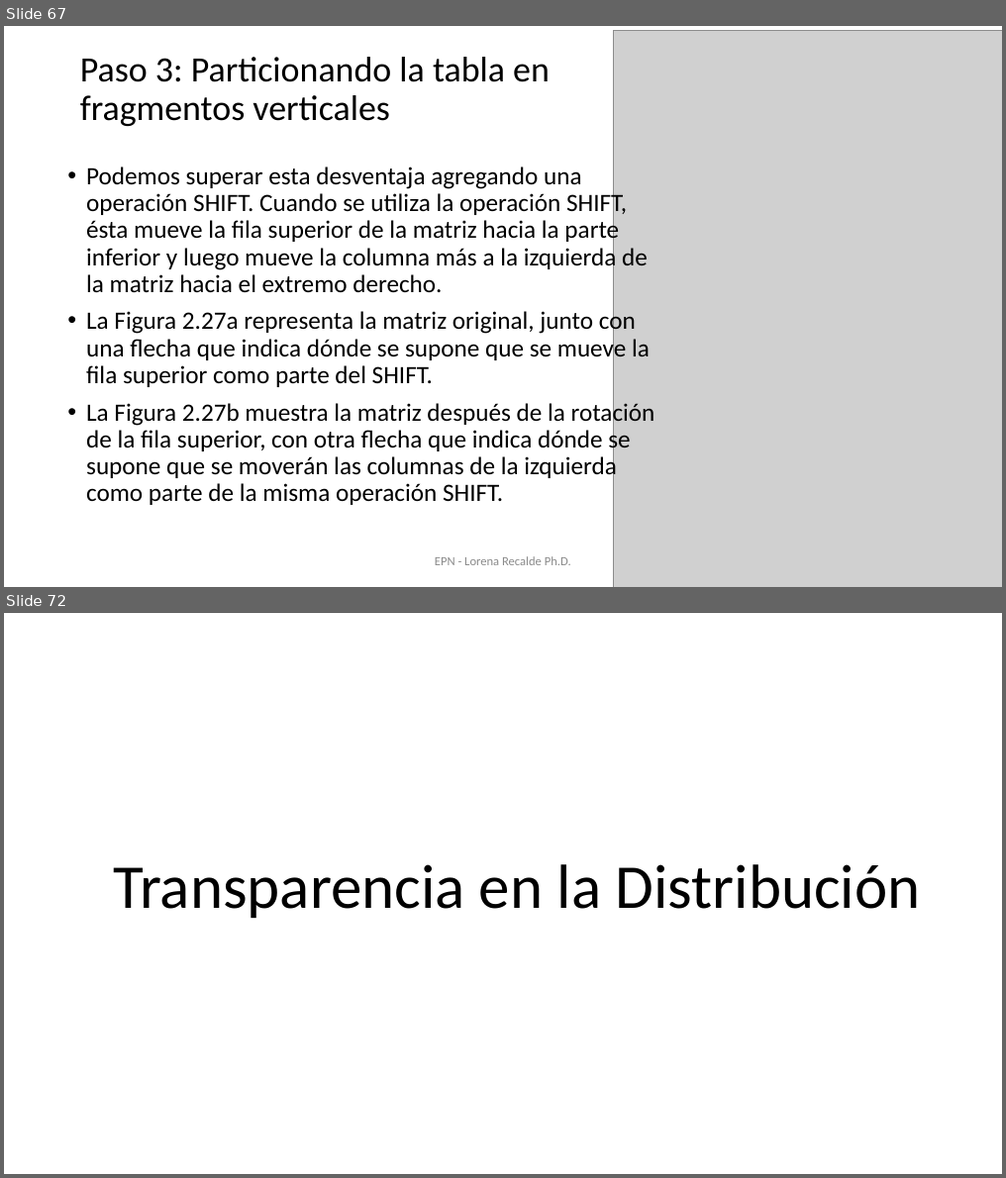
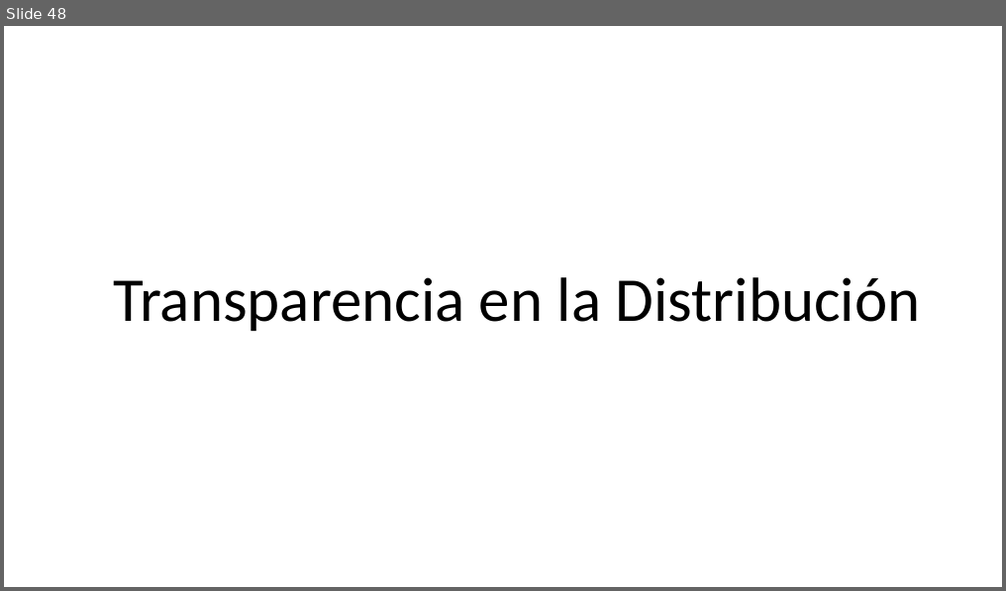
Before and after one commit to lore10/BDDD, a slide deck: slides/Semana3_V1.pptx. Shown one above the other, each under a label of ours: slides 67 and 72 before the commit, slide 48 after it; the slides between them are not shown. The pictures are 1006x1178 and 1006x591 pixels, drawn with LibreOffice and Linux fonts; fonts in the diff are those of the drawing; grey boxes stand for pictures. Boxes give left, top, right and bottom in pixels: in the first picture for what was removed or moved away, otherwise in the second. Text is boxed around its words. In the diff, an @@ line names an element or a change of style, - is before the commit and + after.

```diff
--- a/slides/Semana3_V1.pptx
+++ b/slides/Semana3_V1.pptx
@@ slide 67 removed at (4, 26, 1002, 587), background #FFFFFF @@
@@ picture removed at (614, 31, 1002, 587) @@
@@ title removed at (80, 57, 549, 126) @@
-Paso 3: Particionando la tabla en fragmentos verticales
@@ text removed at (86, 167, 655, 505) @@
-• Podemos superar esta desventaja agregando una operación SHIFT. Cuando se utiliza la operación SHIFT, ésta mueve la fila superior de la matriz hacia la parte inferior y luego mueve la columna más a la izquierda de la matriz hacia el extremo derecho.
-• La Figura 2.27a representa la matriz original, junto con una flecha que indica dónde se supone que se mueve la fila superior como parte del SHIFT.
-• La Figura 2.27b muestra la matriz después de la rotación de la fila superior, con otra flecha que indica dónde se supone que se moverán las columnas de la izquierda como parte de la misma operación SHIFT.
@@ text removed at (435, 557, 571, 566) @@
-EPN - Lorena Recalde Ph.D.
@@ what was slide 72 is now slide 48 @@
```
Also in this commit, not shown: 6 slides changed, 23 other slides removed, 4 other files.
